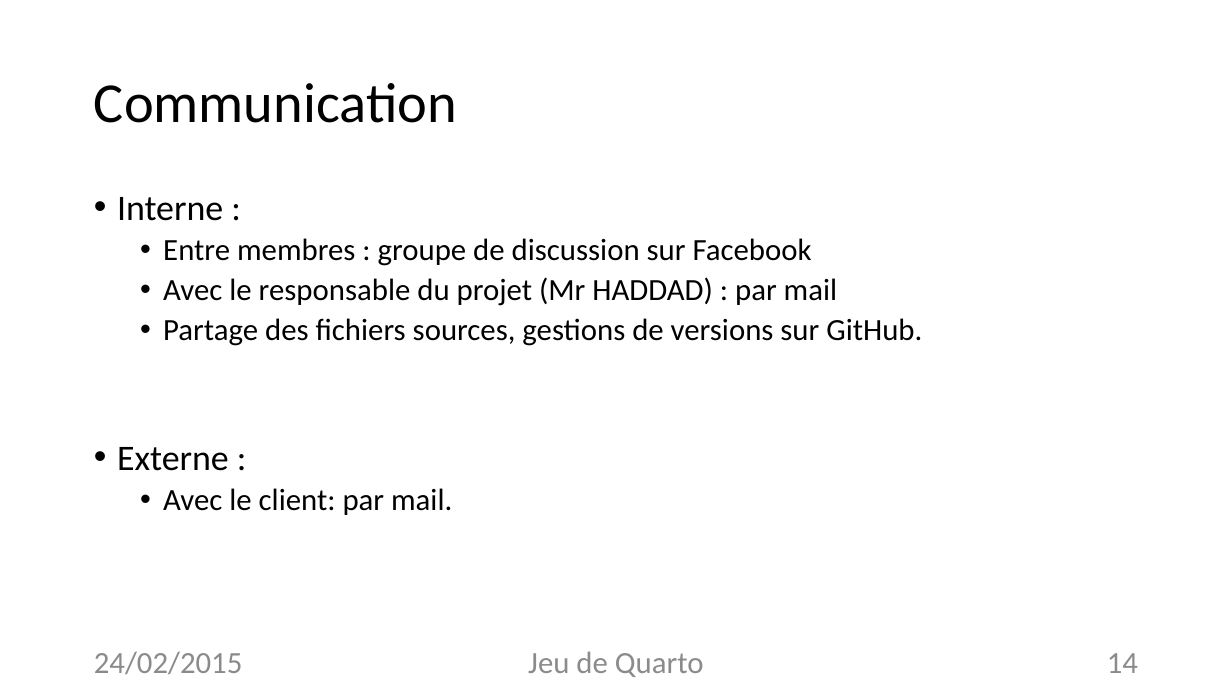
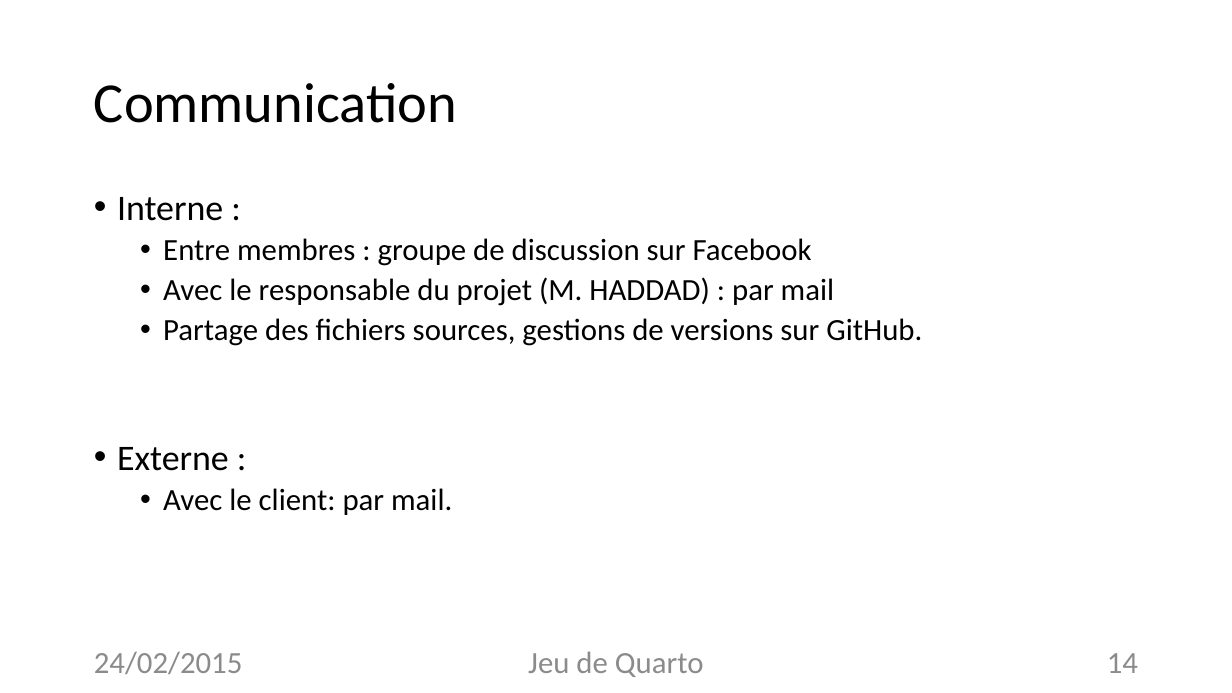
Before and after one commit to Quarto-Projet/Quarto, a slide deck: slide 14 of Diapo-&-co/150224 P4 Info 1.pptx. Drawn at 1232x693 pixels with LibreOffice and Linux fonts; fonts in the diff are those of the drawing. Boxes give left, top, right and bottom in pixels: in the first picture for what was removed or moved away, otherwise in the second. Text is boxed around its words. In the diff, an @@ line names an element or a change of style, - is before the commit and + after.

Commit message:
MAJ powerpoint avant d'envoyer a haddad

```diff
--- a/Diapo-&-co/150224 P4 Info 1.pptx
+++ b/Diapo-&-co/150224 P4 Info 1.pptx
@@ text at box(163, 277, 834, 306): text changed @@
-  • Avec le responsable du projet (Mr HADDAD) : par mail
+  • Avec le responsable du projet (M. HADDAD) : par mail
```
Also in this commit, not shown: 5 other slides changed.
